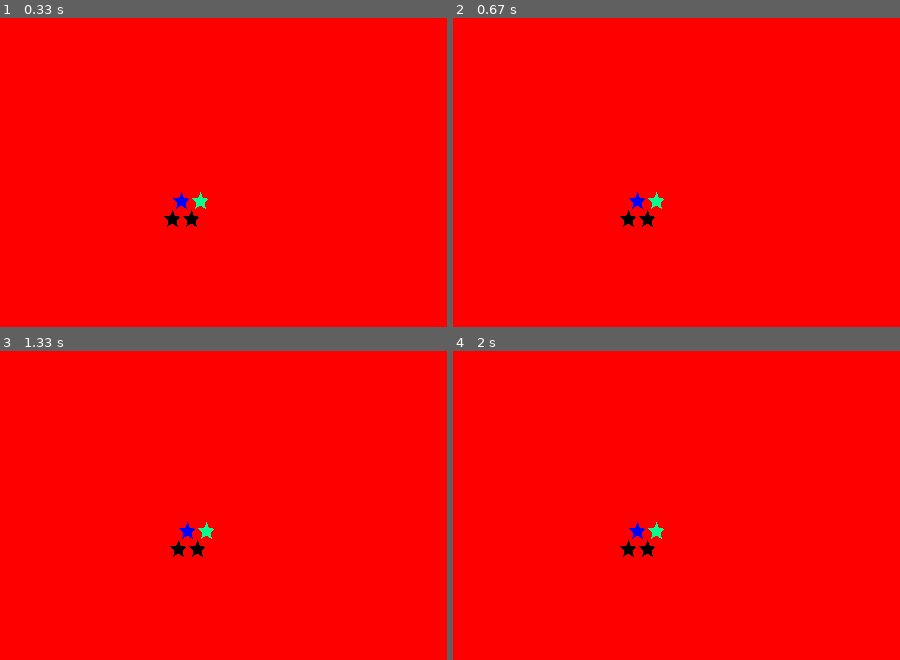
Above: before the commit, frames 1-4 (two rows, left to right).
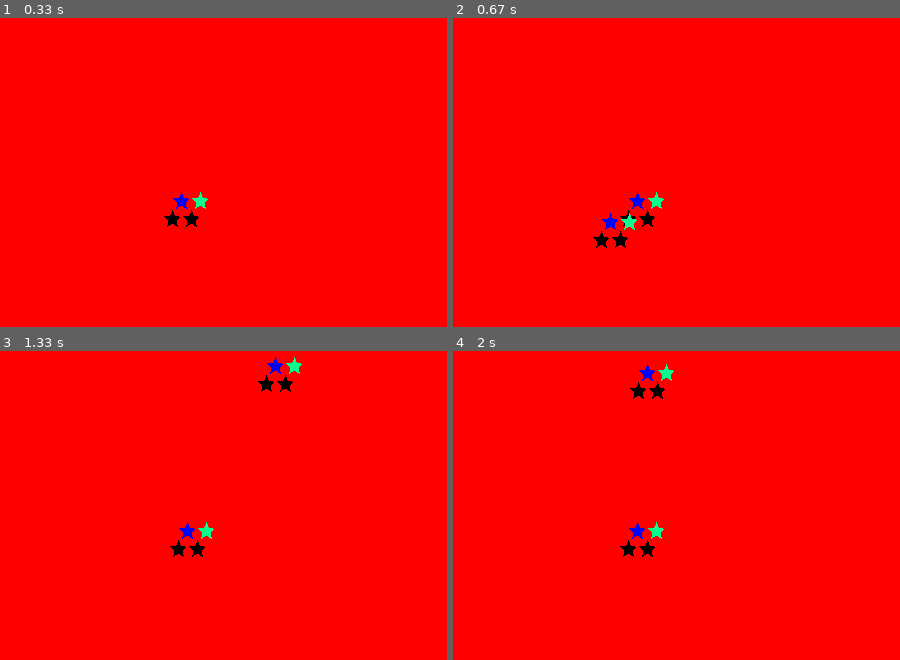
Above: after the commit, the same moments.

Repository: unidavemeyer/pygame-rpg
Game: pygame game, started from example.py
Same seed, same stepped clock (60 frames per second), same inputs: the game is played once before the commit and once after it.
Inputs (mouse positions are in pixels of both pictures, inside the frame that each line leads up to):
- Up to frame 1 (0.33 s): no input
- Up to frame 2 (0.67 s): hold Right from 0.33 s (still down); move the mouse to (578, 209) at 0.37 s
- Up to frame 3 (1.33 s): release Right at 0.8 s; hold Up 0.83-1.13 s; move the mouse to (outside the picture) at 0.87 s; hold Right from 1.17 s (still down); move the mouse to (241, 354) at 1.2 s
- Up to frame 4 (2 s): release Right at 1.63 s; hold Left from 1.67 s (still down); move the mouse to (613, 360) at 1.7 s

Frame 1 is identical in both runs. In frame 2, 0.3% of the frame differs, in the area x 31-42%, y 63-75%; in frame 3, 0.3%; in frame 4, 0.3%.

Commit message:
Added mouse, quit support
Basics of both of these now in place.  I think the next major things
to investigate are font support for text rendering and rectangle operations
(like get, set, collide, union, etc.).  Then I think we can see about
trying to build something a bit closer to what I think the end product
would actually look like...

Diff:
--- a/example.py
+++ b/example.py
@@ -39,6 +39,7 @@
 
 surfStars = pygame.image.load('stars.png')
 posStars = (320, 240)
+posStarsMouse = posStars
 
 # initialize to first color
 
@@ -68,13 +69,24 @@
 				posStars = (posStars[0], (posStars[1] + 477) % 480)
 			elif event.key == pygame.K_DOWN:
 				posStars = (posStars[0], (posStars[1] + 483) % 480)
+			elif event.key == pygame.K_ESCAPE:
+				pygame.event.post(pygame.event.Event(pygame.QUIT))
 			else:
 				iColor = (iColor + 1) % len(lColor)
 
+		elif event.type == pygame.MOUSEMOTION:
+			posStarsMouse = event.pos
+
 	# redraw the things we want drawn
+
+	# NOTE (davidm) may make sense to have a prioritized list
+	#  of things to draw here, and give each one a chance to
+	#  add something to surfScreen, which should probably be an
+	#  option
 
 	surfScreen.fill(lColor[iColor])
 	surfScreen.blit(surfStars, posStars)
+	surfScreen.blit(surfStars, posStarsMouse)
 
 	# refresh the screen -- very important to do at the end of the loop!
 
